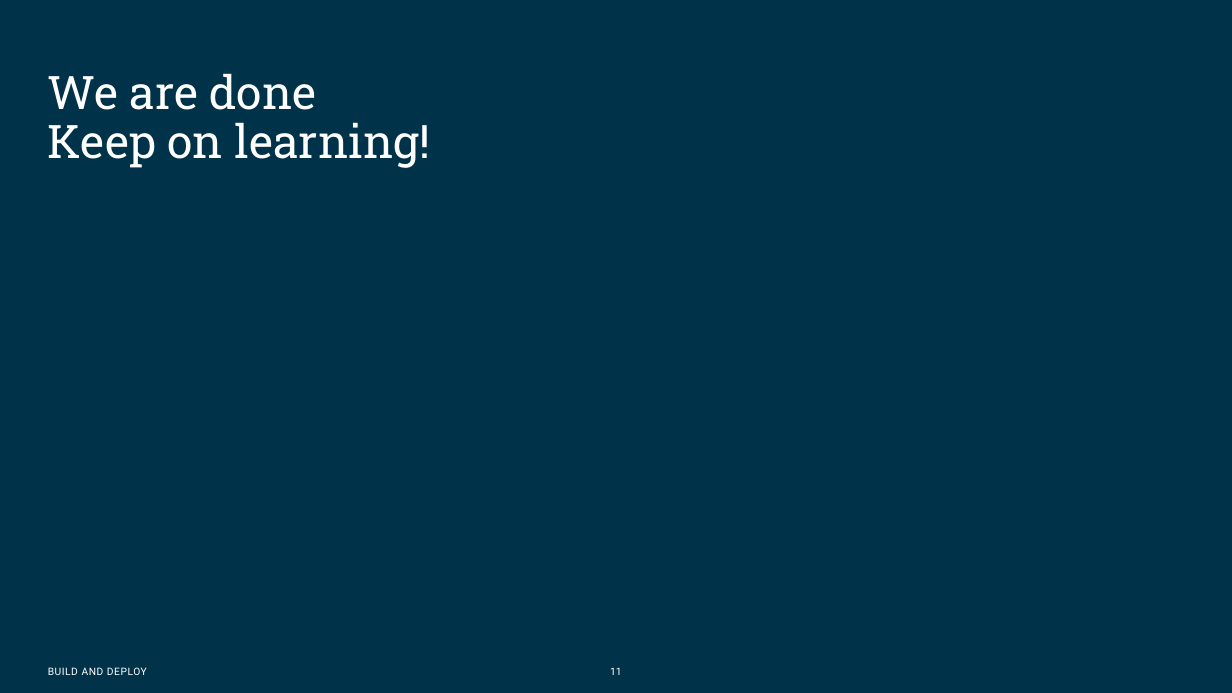
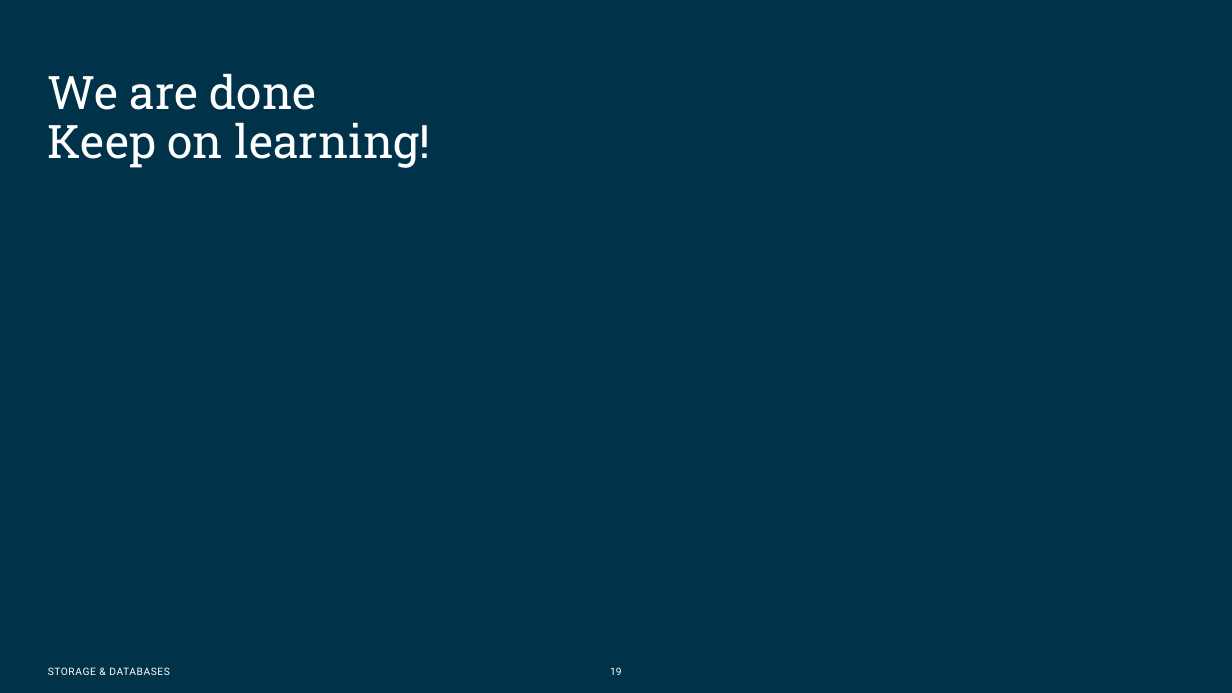
Before and after one commit to Omegapoint-Norge-Academy/storage-and-databases, a slide deck: slide 19 of Presentation material/Databases APP.pptx (slide 11 before the commit). Drawn at 1232x693 pixels with LibreOffice and Linux fonts; fonts in the diff are those of the drawing; background and template pictures are left out. Boxes give left, top, right and bottom in pixels: in the first picture for what was removed or moved away, otherwise in the second. Text is boxed around its words. In the diff, an @@ line names an element or a change of style, - is before the commit and + after.

```diff
--- a/Presentation material/Databases APP.pptx
+++ b/Presentation material/Databases APP.pptx
@@ text at (x1=48, y1=667, x2=169, y2=675): text changed @@
-BUILD AND DEPLOY
+STORAGE & DATABASES
@@ page number at (x1=610, y1=667, x2=622, y2=675): text changed @@
-11
+19
```
Also in this commit, not shown: 8 other slides changed, 8 slides added.
